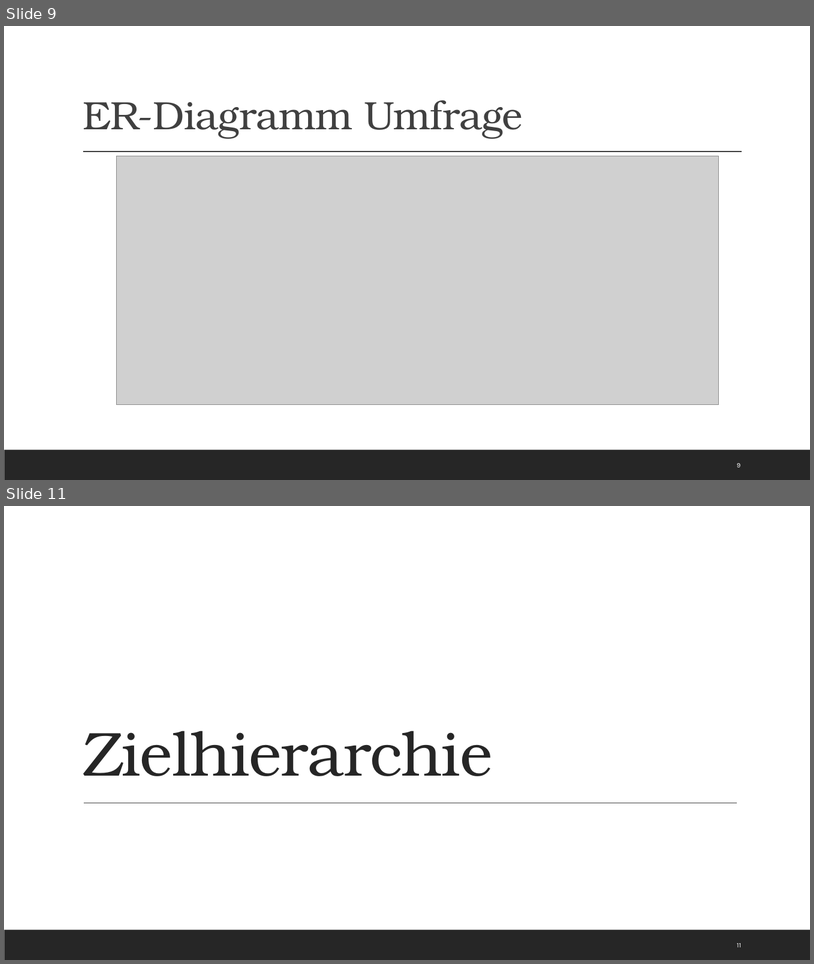
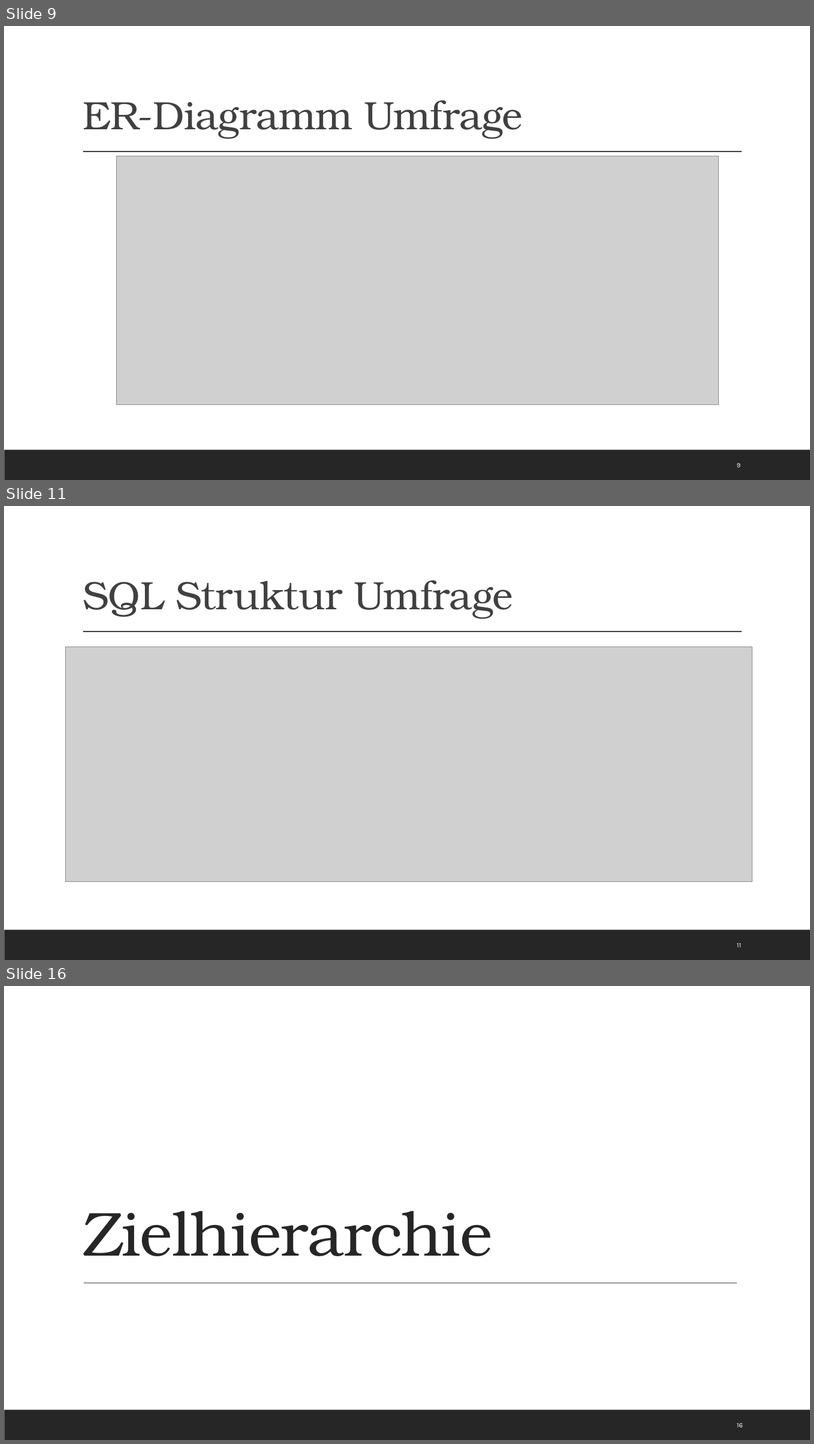
Before and after one commit to Kplacken/EPWS2020SerttasPlackenhohn, a slide deck: Audits/Audit 4/WS2020_SerttasPlackenhohn_Audit4.pptx. Shown one above the other, each under a label of ours: slides 9 and 11 before the commit, slides 9, 11 and 16 after it; the slides between them are not shown. The pictures are 814x964 and 814x1444 pixels, drawn with LibreOffice and Linux fonts; fonts in the diff are those of the drawing; grey boxes stand for pictures. Boxes give left, top, right and bottom in pixels: in the first picture for what was removed or moved away, otherwise in the second. Text is boxed around its words. In the diff, an @@ line names an element or a change of style, - is before the commit and + after.

```diff
--- a/Audits/Audit 4/WS2020_SerttasPlackenhohn_Audit4.pptx
+++ b/Audits/Audit 4/WS2020_SerttasPlackenhohn_Audit4.pptx
@@ slide 11 added at (4, 506, 810, 960), background #FFFFFF; not listed: 2 template elements that a slide beside it also shows @@
@@ title added at (83, 580, 513, 619), 47 pt, text #404040 @@
+SQL Struktur Umfrage
@@ picture added at (66, 647, 753, 881) @@
@@ page number added at (737, 943, 741, 947), 8 pt, text #FFFFFF @@
+11
@@ what was slide 11 is now slide 16 @@
@@ page number at (737, 1423, 743, 1427): text changed @@
-11
+16
```
Also in this commit, not shown: 4 slides changed, 4 other slides added.
